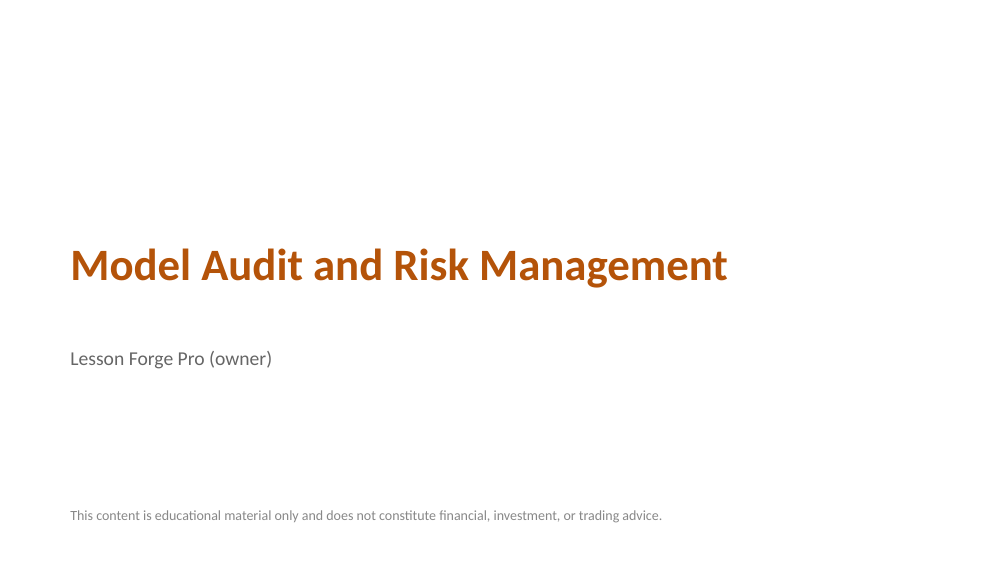
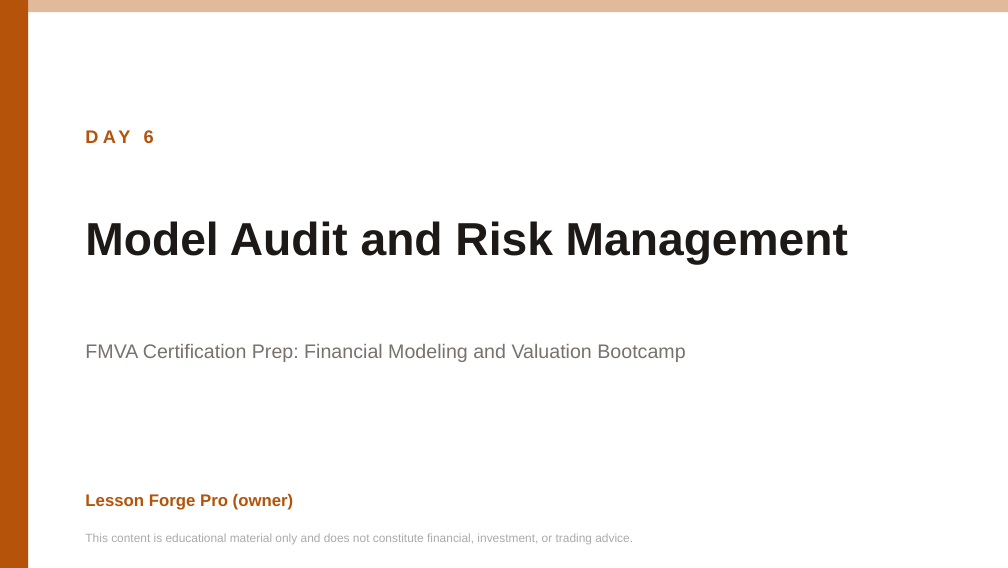
Before and after one commit to mbinmahfooz74-svg/lesson-forge-pro, a slide deck: slide 1 of docs/fmva/packs/day6-slides.pptx. Drawn at 1008x568 pixels with LibreOffice and Linux fonts; fonts in the diff are those of the drawing. Boxes give left, top, right and bottom in pixels: in the first picture for what was removed or moved away, otherwise in the second. Text is boxed around its words. In the diff, an @@ line names an element or a change of style, - is before the commit and + after.

```diff
--- a/docs/fmva/packs/day6-slides.pptx
+++ b/docs/fmva/packs/day6-slides.pptx
@@ rectangle added at <box>0,0,28,568</box>, fill #B45309 @@
@@ rectangle added at <box>28,0,1008,12</box>, fill #B45309 at 40% opacity @@
@@ text added at <box>144,130,154,143</box>, 13 pt, text #B45309, bold @@
+DAY 6
@@ text "Model Audit and Risk Management": place and size @@
-text "Model Audit and Risk Management" at <box>70,248,728,288</box>
+text "Model Audit and Risk Management" at <box>85,221,848,265</box>
@@ text "Model Audit and Risk Management" at <box>85,221,848,265</box>: size 32 to 33 pt, font Calibri to Arial, text colour #B45309 to #1C1917 @@
@@ text added at <box>85,344,685,362</box>, 14 pt, text #78716C @@
+FMVA Certification Prep: Financial Modeling and Valuation Bootcamp
@@ text "Lesson Forge Pro (owner)": place and size @@
-text "Lesson Forge Pro (owner)" at <box>70,351,272,369</box>
+text "Lesson Forge Pro (owner)" at <box>85,493,294,510</box>
@@ text "Lesson Forge Pro (owner)" at <box>85,493,294,510</box>: size 14 to 12 pt, font Calibri to Arial, text colour #666666 to #B45309, bold on @@
@@ text "This content is educational material ...": place and size @@
-text "This content is educational material ..." at <box>70,510,662,523</box>
+text "This content is educational material ..." at <box>85,533,633,544</box>
@@ text "This content is educational material ..." at <box>85,533,633,544</box>: size 10 to 8.5 pt, font Calibri to Arial, text colour #888888 to #AAAAAA @@
```
Also in this commit, not shown: 1 other slide changed, 16 slides added, 10 slides removed, 30 other files.
